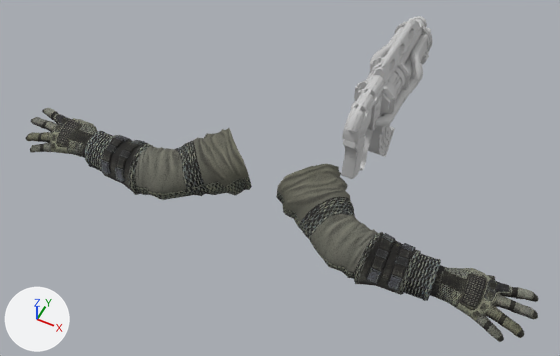
The FBX model Assets/Characters/Models/QuasarGun.FBX as it was, and as the next commit left it.
One viewpoint serves both versions: a 50 mm lens placed at (0.754, -1.338, 1.798), pointed at (-0.092, 0.355, -0.318). Every picture has the same lights, and +X, +Y and +Z are marked at lower left. Where no turn or scale is listed for an object, it has been applied to the vertices.

In view in the first picture: 'QuasarGun'.
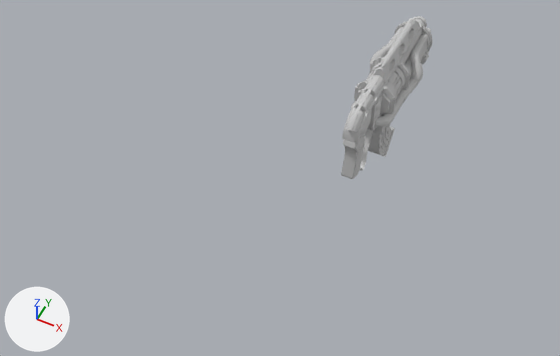
Changed parts and their boxes (x1, y1, x2, y2) in the pictures (560 x 356 px):
'QuasarGun', reshaped (82% narrower, 50% shorter)
    before: (26, 16, 539, 342)
    after: (341, 16, 433, 179)
part 1 of me_mesh, deleted
    before: (276, 163, 441, 301)
part 2 of me_mesh, deleted
    before: (85, 128, 252, 200)
part 3 of me_mesh, deleted
    before: (430, 265, 539, 342)
part 4 of me_mesh, deleted
    before: (26, 108, 98, 158)

The change, as a list of edits to the scene's bpy script:
```text
Change me_mesh:
    where me_mesh.from_pydata(...)  # 7334 vertices, 14032 faces; spans x -0.88..0.88, y -0.11..1.16, z -0.53..0.09
    used by ob_quasargun; location = (0.0, 0.0, 0.0)
    me_mesh part 1: the loose piece of 485 vertices spanning x 0.04..0.59, y -0.11..0.2, z -0.12..0.09 is deleted
    me_mesh part 2: the loose piece of 485 vertices spanning x -0.59..-0.04, y -0.11..0.2, z -0.12..0.09 is deleted
    me_mesh part 3: the loose piece of 416 vertices spanning x 0.56..0.88, y -0.09..0.13, z -0.13..0.0 is deleted
    me_mesh part 4: the loose piece of 416 vertices spanning x -0.88..-0.56, y -0.09..0.13, z -0.13..0.0 is deleted
    remove me_mesh.materials.append(mat_arms)  # picture img_arms_diff_tga
```
